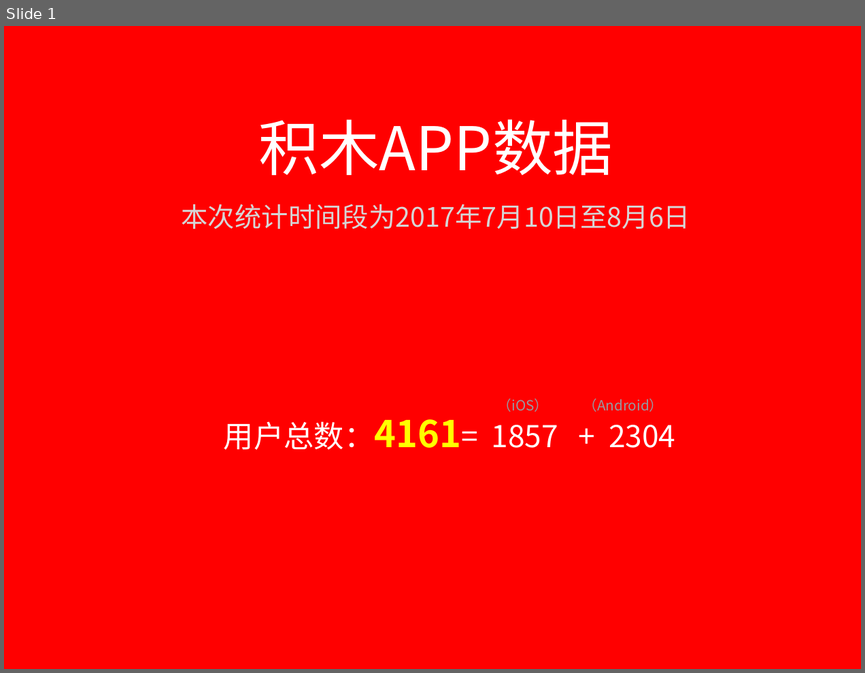
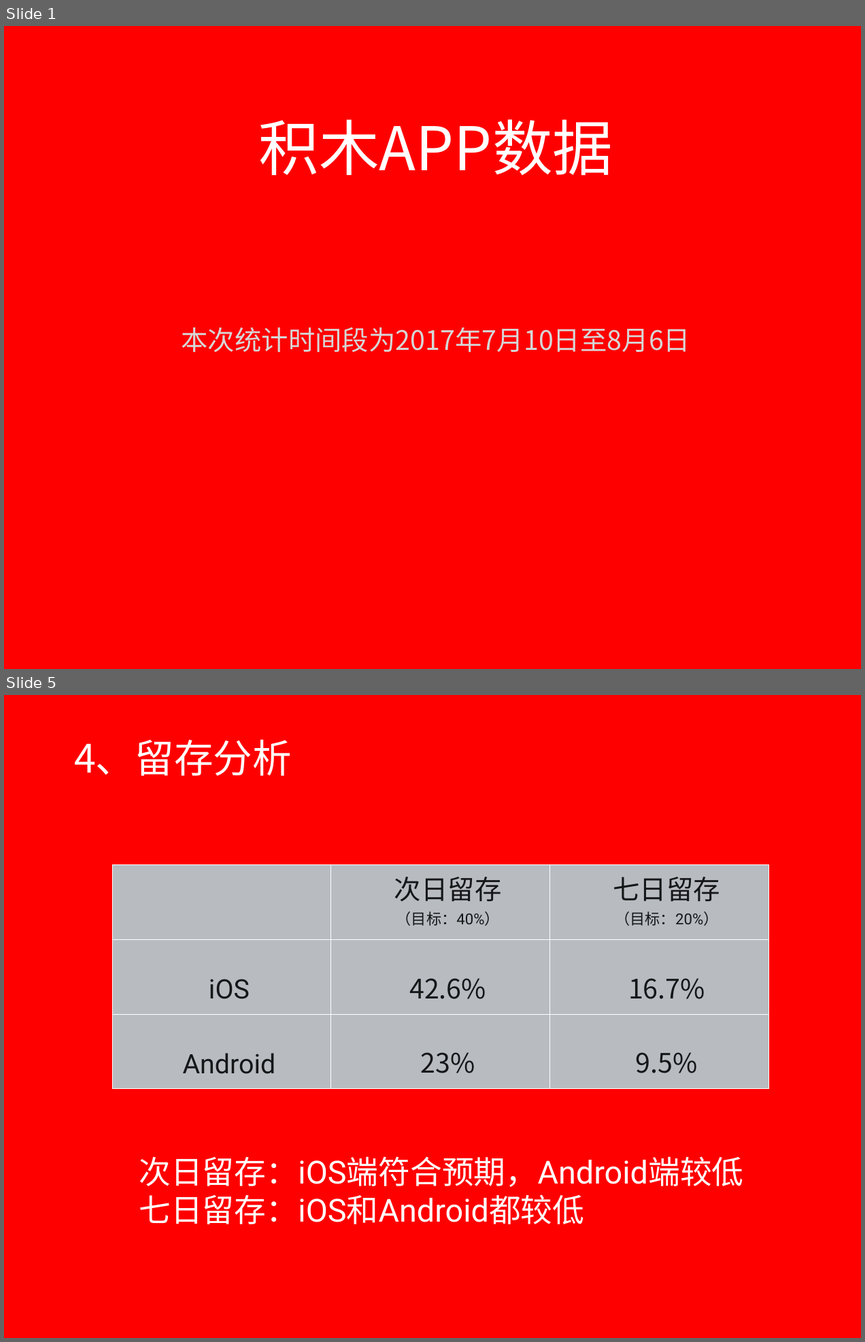
Before and after one commit to kevin0501/go, a slide deck: 需求/过去一个月积木APP数据分析.pptx. Shown one above the other, each under a label of ours: slide 1 before the commit, slides 1 and 5 after it; the slides between them are not shown. The pictures are 865x673 and 865x1342 pixels, drawn with LibreOffice and Linux fonts; fonts in the diff are those of the drawing; background and template pictures are left out. Boxes give left, top, right and bottom in pixels: in the first picture for what was removed or moved away, otherwise in the second. Text is boxed around its words. In the diff, an @@ line names an element or a change of style, - is before the commit and + after.

Commit message:
数据分析PPT

```diff
--- a/需求/过去一个月积木APP数据分析.pptx
+++ b/需求/过去一个月积木APP数据分析.pptx
@@ slide 5 added at (4,695,861,1338), background picture (left out) @@
@@ text added at (74,739,292,776), 46.8 pt, text #FFFFFF @@
+4、留存分析
@@ table added at (112,865,768,1089), 3 rows, 3 columns @@
+ | 次日留存 / （目标：40%） | 七日留存 / （目标：20%）
+iOS | 42.6% | 16.7%
+Android | 23% | 9.5%
@@ text added at (139,1156,743,1224), 38 pt, text #FFFFFF @@
+次日留存：iOS端符合预期，Android端较低
+七日留存：iOS和Android都较低
@@ slide 1 changed as well @@
@@ subtitle "本次统计时间段为2017年7月10日至8月6日": place and size @@
-subtitle "本次统计时间段为2017年7月10日至8月6日" at (181,204,691,229)
+subtitle "本次统计时间段为2017年7月10日至8月6日" at (181,327,691,352)
@@ text removed at (498,398,663,412) @@
-（iOS） （Android）
@@ text removed at (224,419,675,450) @@
-用户总数：4161= 1857 + 2304
```
Also in this commit, not shown: 2 other slides changed, 2 other slides added, 4 slides removed.
